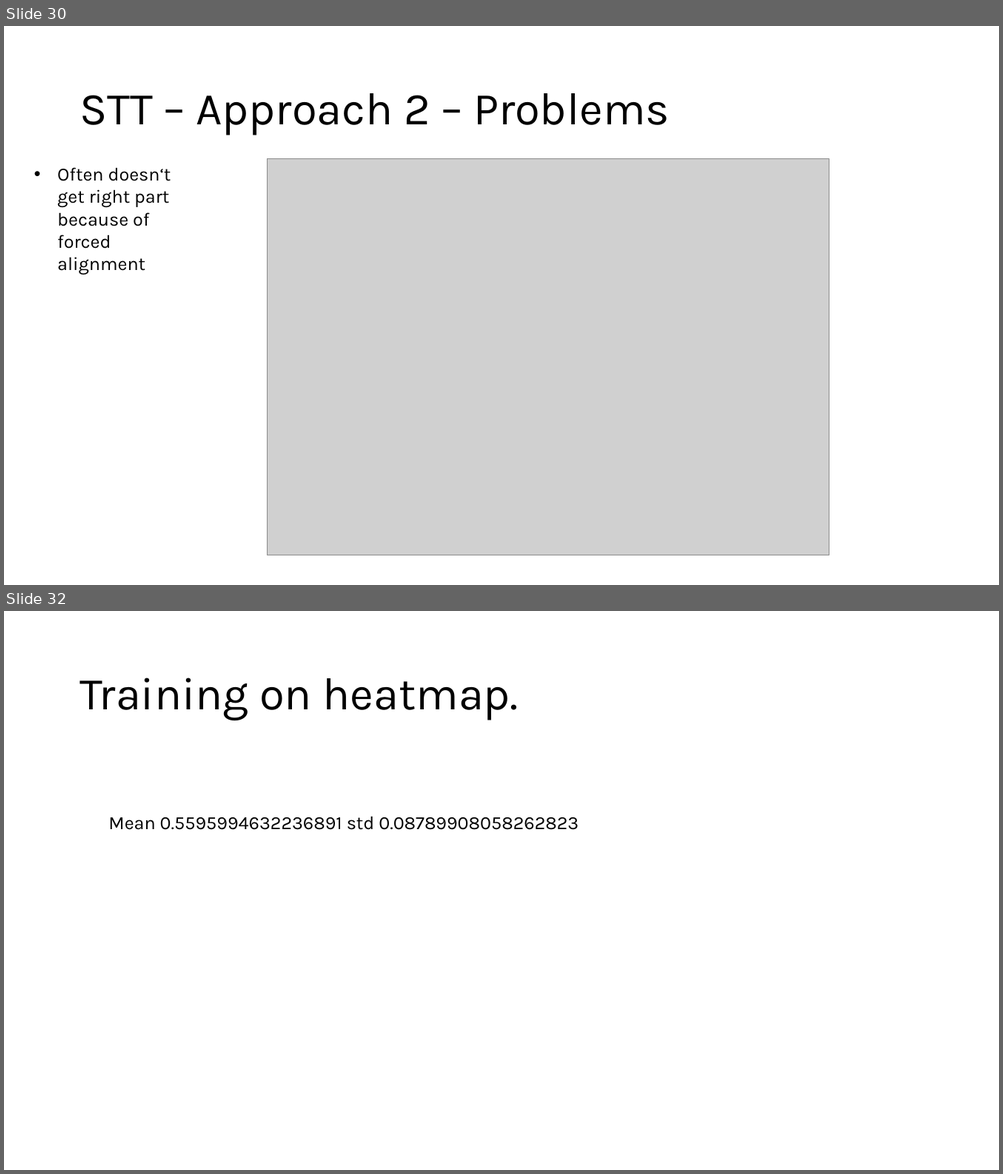
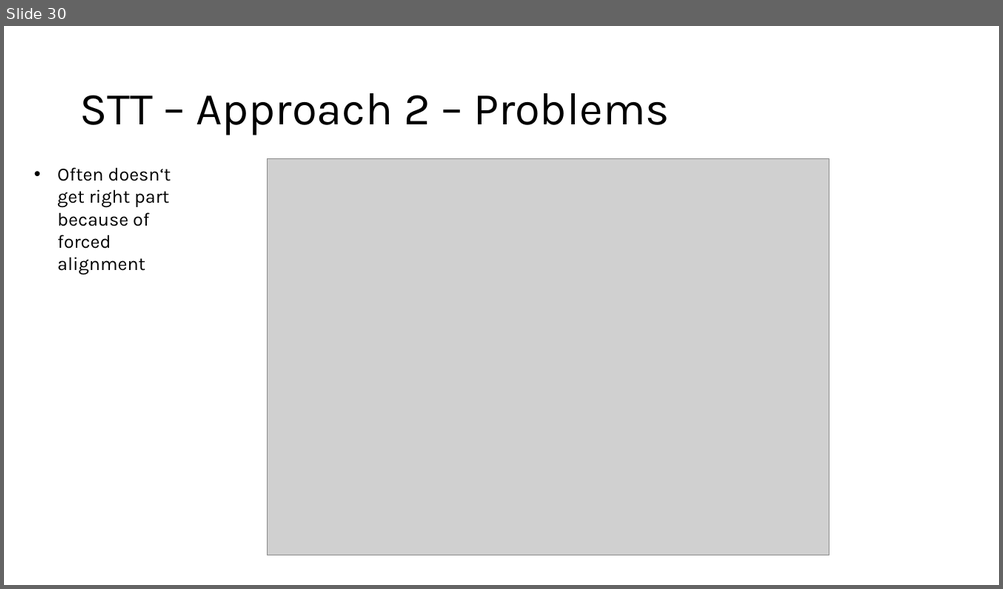
Before and after one commit to Steckdose007/Masterthesis, a slide deck: Interim report 2.pptx. Shown one above the other, each under a label of ours: slides 30 and 32 before the commit, slide 30 after it; the slides between them are not shown. The pictures are 1003x1174 and 1003x589 pixels, drawn with LibreOffice and Linux fonts; fonts in the diff are those of the drawing; grey boxes stand for pictures. Boxes give left, top, right and bottom in pixels: in the first picture for what was removed or moved away, otherwise in the second. Text is boxed around its words. In the diff, an @@ line names an element or a change of style, - is before the commit and + after.

```diff
--- a/Interim report 2.pptx
+++ b/Interim report 2.pptx
@@ slide 32 removed at box(4, 611, 999, 1170), background #FFFFFF @@
@@ title removed at box(79, 678, 518, 721) @@
-Training on heatmap.
@@ text removed at box(108, 816, 578, 830) @@
-Mean 0.5595994632236891 std 0.08789908058262823
```
Also in this commit, not shown: 1 slide added, 1 other slide removed, 3 other files.
